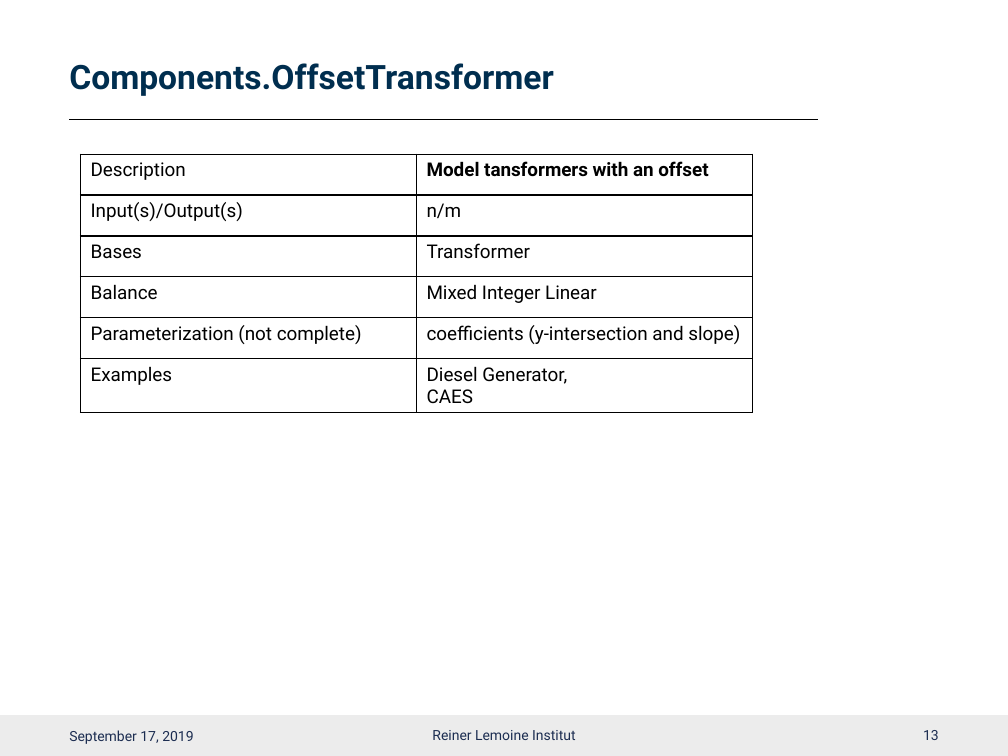
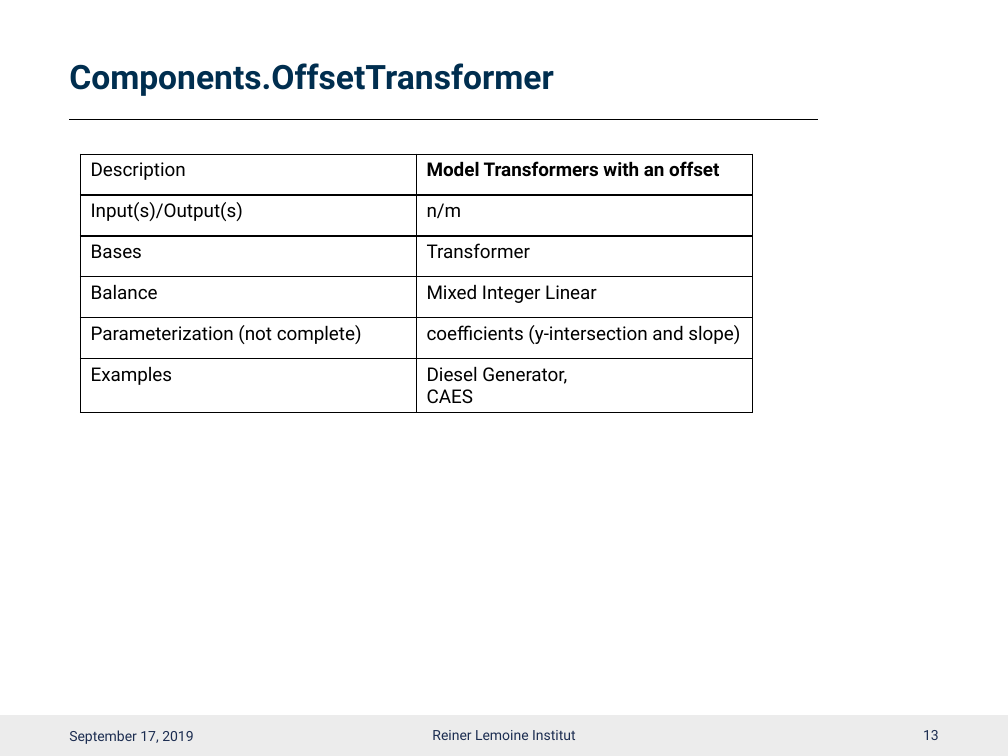
Before and after one commit to smartie2076/oemof_workshop, a slide deck: slide 14 of Oemof_Workshop_05_Components.pptx. Drawn at 1008x756 pixels with LibreOffice and Linux fonts; fonts in the diff are those of the drawing; background and template pictures are left out. Boxes give left, top, right and bottom in pixels: in the first picture for what was removed or moved away, otherwise in the second. Text is boxed around its words. In the diff, an @@ line names an element or a change of style, - is before the commit and + after.

```diff
--- a/Oemof_Workshop_05_Components.pptx
+++ b/Oemof_Workshop_05_Components.pptx
@@ table at (81,154,752,489) @@
-row 1, column 2: Model tansformers with an offset
+row 1, column 2: Model Transformers with an offset
```
Also in this commit, not shown: 9 other slides changed, 3 other files.
